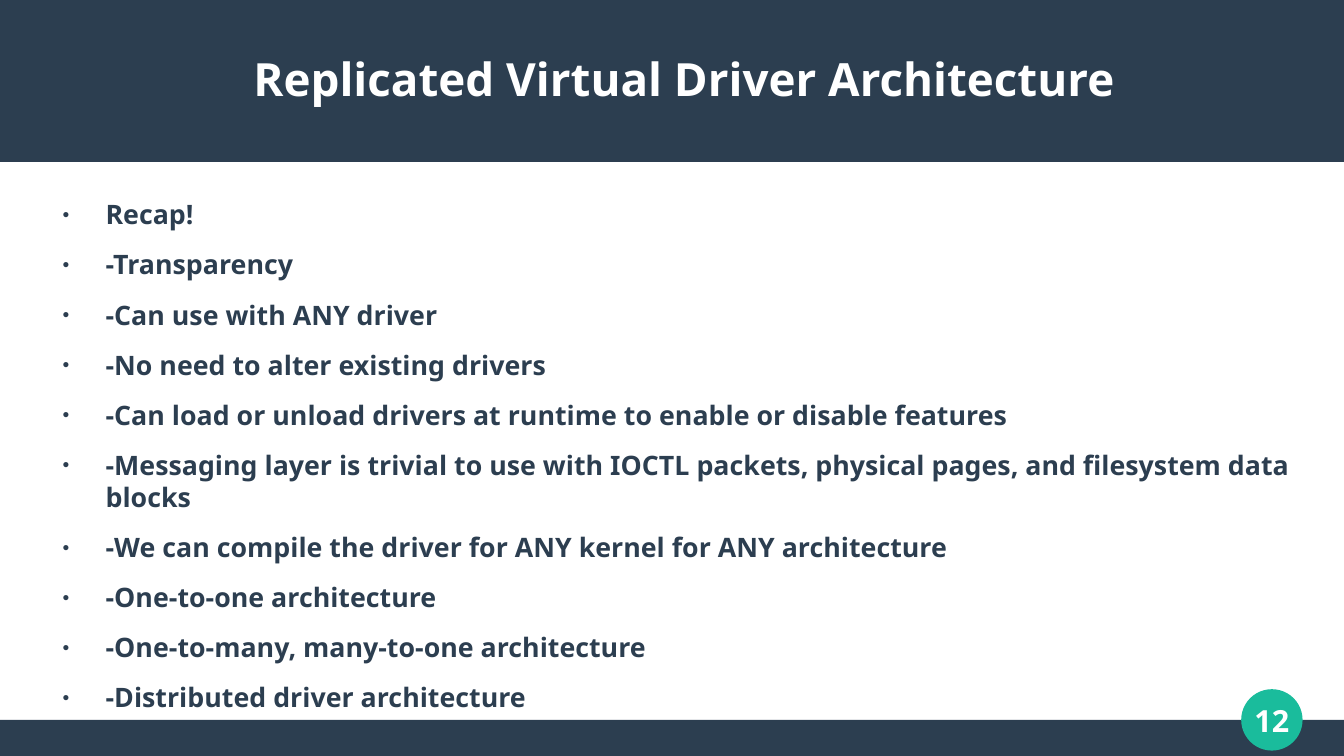
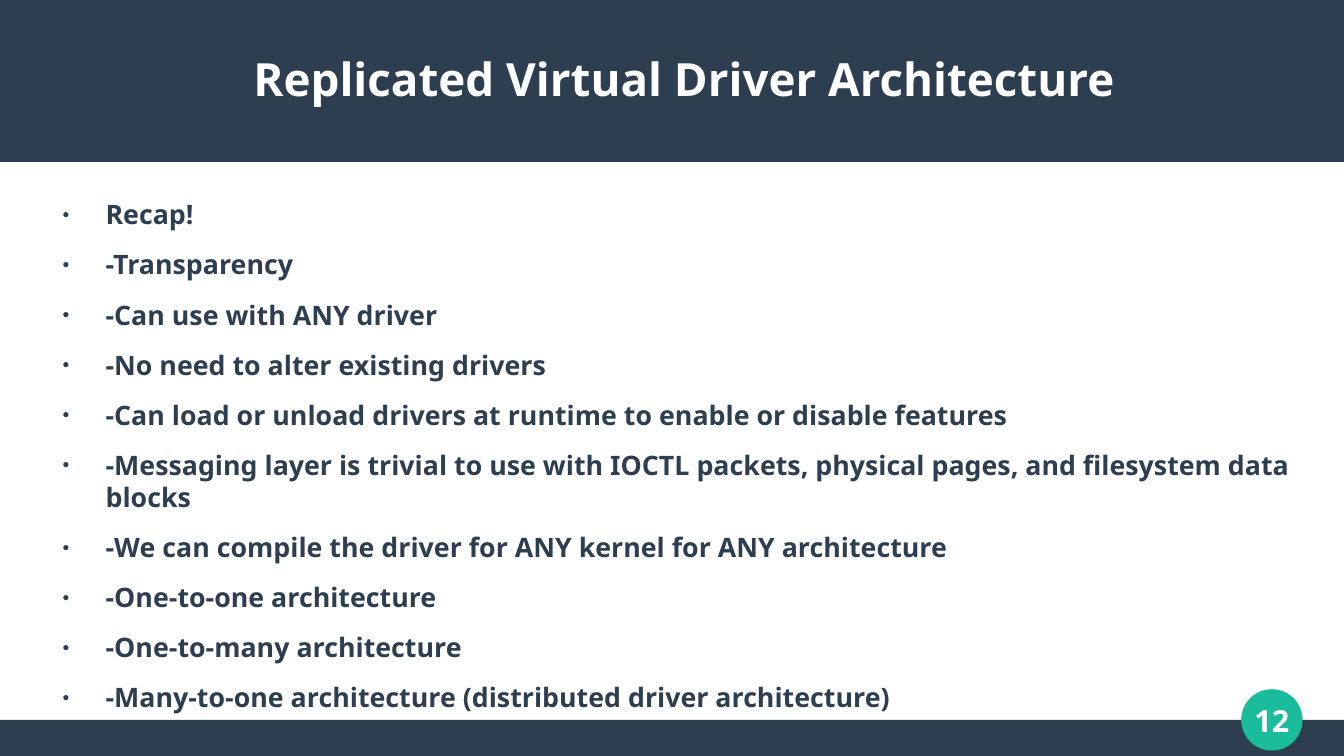
Before and after one commit to WaveArch/Wave, a slide deck: slide 12 of Replicated.pptx. Drawn at 1344x756 pixels with LibreOffice and Linux fonts; fonts in the diff are those of the drawing. Boxes give left, top, right and bottom in pixels: in the first picture for what was removed or moved away, otherwise in the second. Text is boxed around its words. In the diff, an @@ line names an element or a change of style, - is before the commit and + after.

```diff
--- a/Replicated.pptx
+++ b/Replicated.pptx
@@ text at box(106, 636, 889, 714): text changed @@
-● -One-to-many, many-to-one architecture
-● -Distributed driver architecture
+● -One-to-many architecture
+● -Many-to-one architecture (distributed driver architecture)
```
Also in this commit, not shown: 1 other slide changed.
